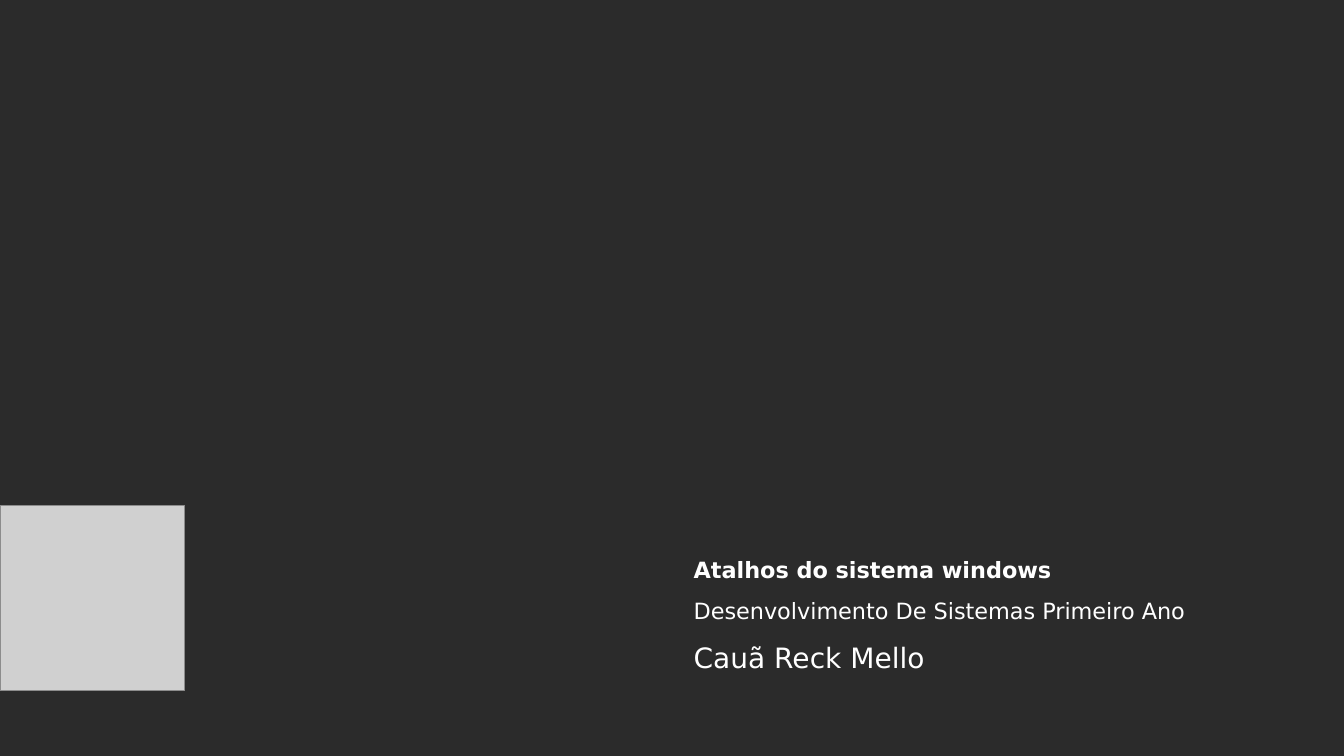
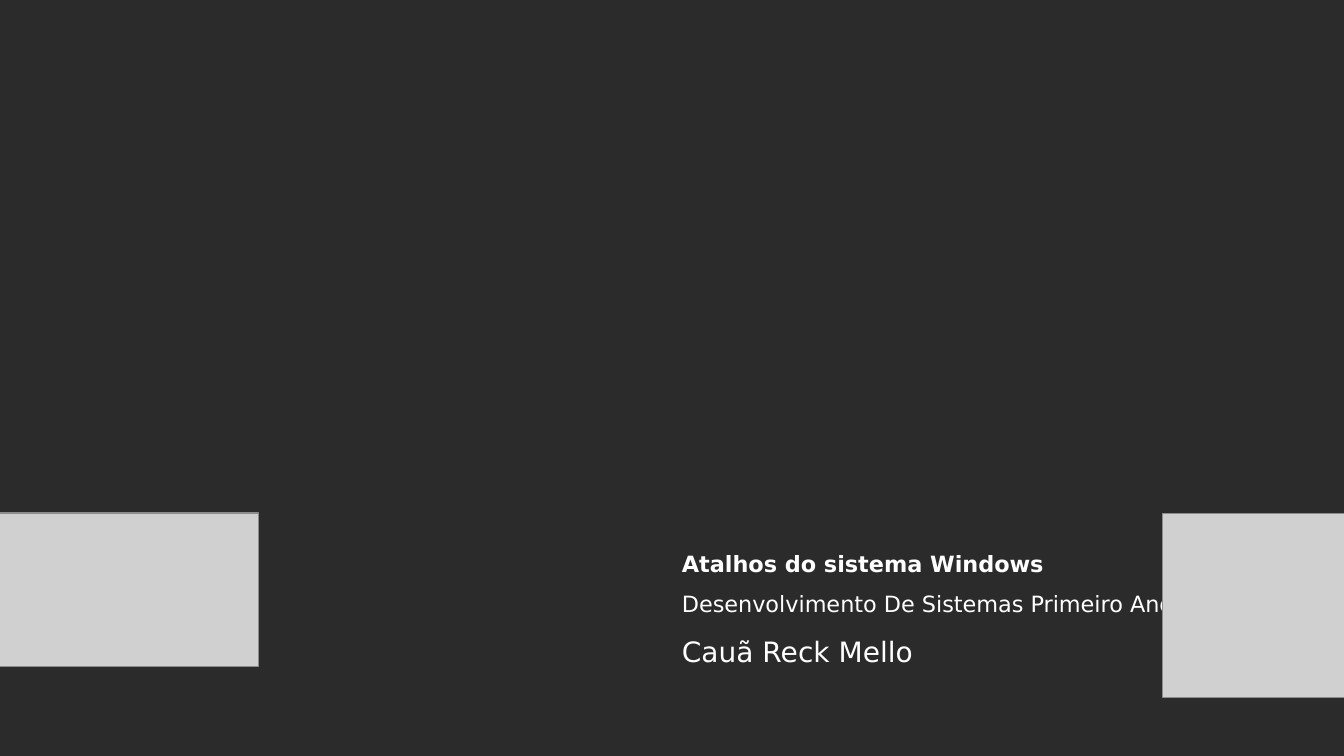
Before and after one commit to CauaReck/ptic, a slide deck: slide 1 of Cauã Reck Mello 1DS.pptx. Drawn at 1344x756 pixels with LibreOffice and Linux fonts; fonts in the diff are those of the drawing; grey boxes stand for pictures; background and template pictures are left out; a plain dark background stands for a picture behind light text. Boxes give left, top, right and bottom in pixels: in the first picture for what was removed or moved away, otherwise in the second. Text is boxed around its words. In the diff, an @@ line names an element or a change of style, - is before the commit and + after.

```diff
--- a/Cauã Reck Mello 1DS.pptx
+++ b/Cauã Reck Mello 1DS.pptx
@@ picture added at <box>0,513,258,666</box> @@
@@ text "Atalhos do sistema Windows": place and size @@
-text "Atalhos do sistema Windows" at <box>694,561,1185,669</box>
+text "Atalhos do sistema Windows" at <box>682,555,1173,663</box>
@@ picture: place and size @@
-picture at <box>0,505,185,690</box>
+picture at <box>1164,513,1344,698</box>
@@ text at <box>682,555,1043,573</box>: text changed @@
-Atalhos do sistema windows
+Atalhos do sistema Windows
```
Also in this commit, not shown: 7 other slides changed.
